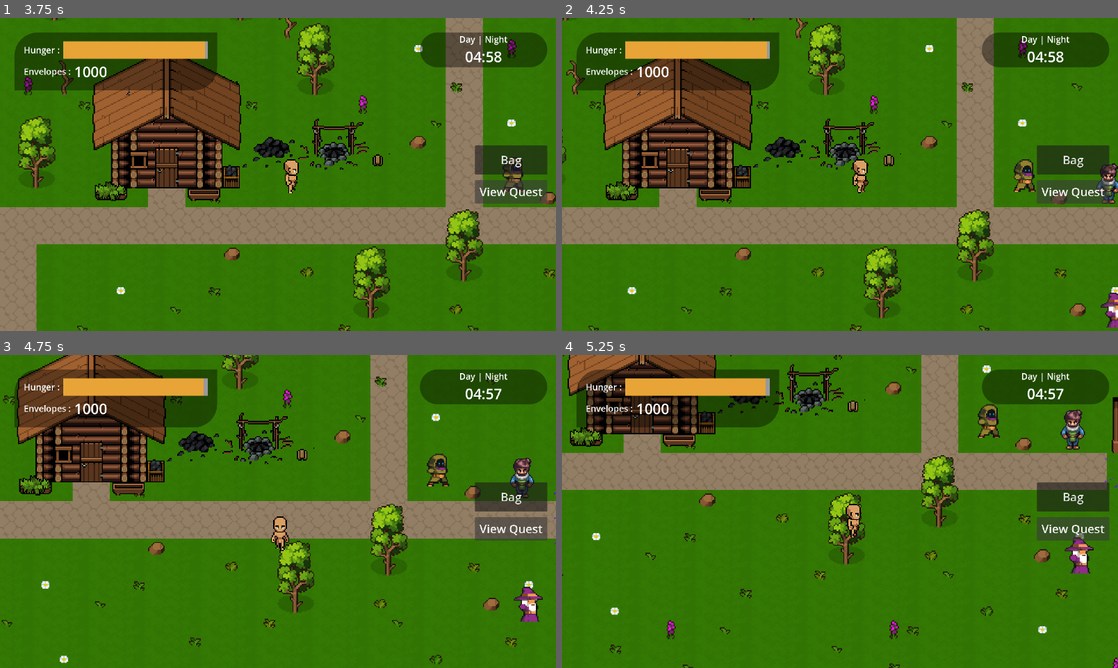
Above: before the commit, frames 1-4 (two rows, left to right).
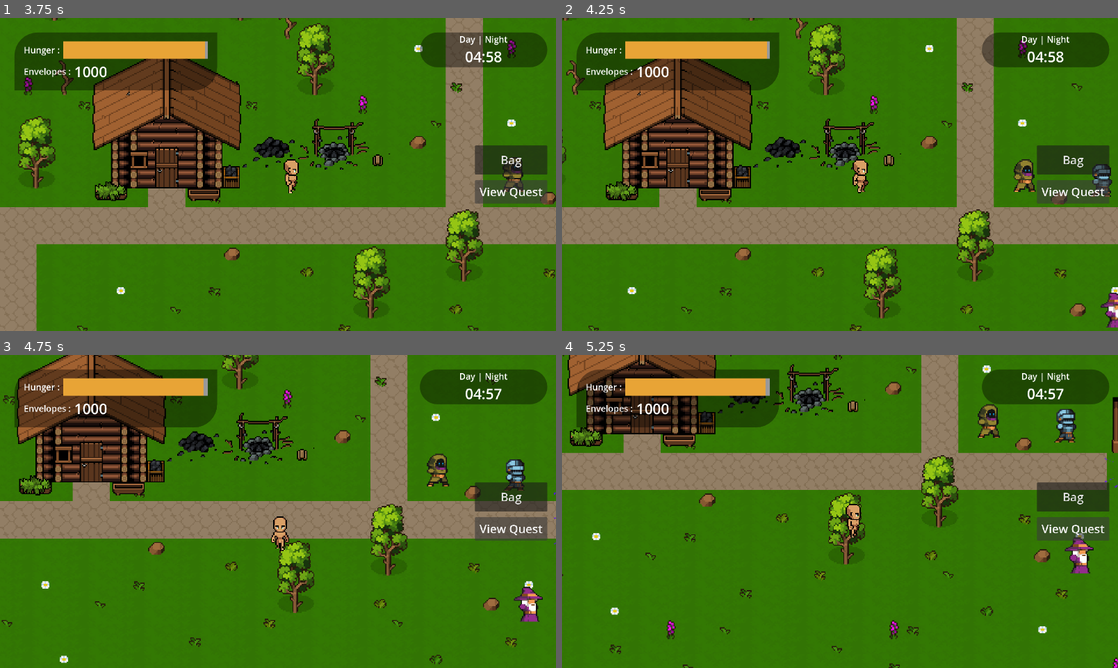
Above: after the commit, the same moments.

Repository: hoaxnt/envelhope-beta
Game: Godot game, scene res://Scenes/utils/main_menu.tscn
Two runs of this game, one before a commit and one after it. Both use one fixed random seed, a clock stepped at 60 frames per second and the inputs below.
Inputs (mouse positions are in pixels of both pictures, inside the frame that each line leads up to):
- Up to frame 1 (3.75 s): click "Continue" at 0.5 s; click (278, 174) at 1.25 s; click "Bag" at 2 s; click "View Quest" at 2.75 s; hold Right (ui_right) from 3.53 s (still down); hold E (interact) from 3.53 s (still down)
- Up to frame 2 (4.25 s): keep holding Right (ui_right); keep holding E (interact)
- Up to frame 3 (4.75 s): release Right (ui_right) at 4.28 s; release E (interact) at 4.28 s; hold Down (ui_down) from 4.28 s (still down); tap Shift at 4.35 s
- Up to frame 4 (5.25 s): release Down (ui_down) at 5.03 s; hold Right (ui_right) from 5.03 s (still down); hold E (interact) from 5.03 s (still down)

Frame 1 is identical in both runs. In frame 2, 0.4% of the frame differs, in the area x 95-100%, y 46-60%; in frame 3, 0.4%; in frame 4, 0.5%, in the area x 88-95%, y 17-31%.

Commit message:
feat: added harvester npc

Diff:
--- a/Scenes/characters/npc_island/diver.tscn
+++ b/Scenes/characters/npc_island/diver.tscn
@@ -1,19 +1,54 @@
-[gd_scene load_steps=3 format=3 uid="uid://cf5hru462vhwc"]
+[gd_scene load_steps=8 format=3 uid="uid://cf5hru462vhwc"]
 
-[ext_resource type="Texture2D" uid="uid://eibxkpuypy1n" path="res://assets/characters/npc_island/diver/idle-sheet.png" id="2_o2sa2"]
+[ext_resource type="Texture2D" uid="uid://du84w6wk7t5x" path="res://assets/characters/npc_island/knight/idle/idle-sheet.png" id="1_frnpe"]
 
 [sub_resource type="CapsuleShape2D" id="CapsuleShape2D_t5y5a"]
 radius = 14.0
-height = 42.0
+height = 34.0
+
+[sub_resource type="AtlasTexture" id="AtlasTexture_gy54b"]
+atlas = ExtResource("1_frnpe")
+region = Rect2(0, 0, 32, 32)
+
+[sub_resource type="AtlasTexture" id="AtlasTexture_bk2nl"]
+atlas = ExtResource("1_frnpe")
+region = Rect2(32, 0, 32, 32)
+
+[sub_resource type="AtlasTexture" id="AtlasTexture_fwlhw"]
+atlas = ExtResource("1_frnpe")
+region = Rect2(64, 0, 32, 32)
+
+[sub_resource type="AtlasTexture" id="AtlasTexture_m7huk"]
+atlas = ExtResource("1_frnpe")
+region = Rect2(96, 0, 32, 32)
+
+[sub_resource type="SpriteFrames" id="SpriteFrames_hyevw"]
+animations = [{
+"frames": [{
+"duration": 1.0,
+"texture": SubResource("AtlasTexture_gy54b")
+}, {
+"duration": 1.0,
+"texture": SubResource("AtlasTexture_bk2nl")
+}, {
+"duration": 1.0,
+"texture": SubResource("AtlasTexture_fwlhw")
+}, {
+"duration": 1.0,
+"texture": SubResource("AtlasTexture_m7huk")
+}],
+"loop": true,
+"name": &"default",
+"speed": 5.0
+}]
 
 [node name="Diver" type="CharacterBody2D" groups=["npcs"]]
 
 [node name="CollisionShape2D" type="CollisionShape2D" parent="."]
-position = Vector2(5, 6)
+position = Vector2(-1, 3)
 shape = SubResource("CapsuleShape2D_t5y5a")
 
-[node name="Sprite2D" type="Sprite2D" parent="."]
-position = Vector2(4, 6)
-scale = Vector2(0.743243, 0.734375)
-texture = ExtResource("2_o2sa2")
-hframes = 16
+[node name="AnimatedSprite2D" type="AnimatedSprite2D" parent="."]
+sprite_frames = SubResource("SpriteFrames_hyevw")
+autoplay = "default"
+frame_progress = 0.50000614
